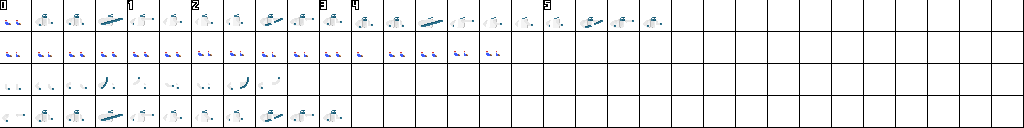
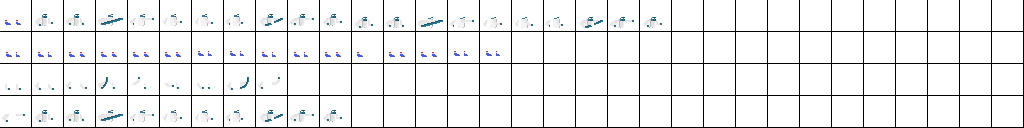
Layered file, before and after one edit (1024×128). Changes by layer:
painted on "Outline" over [0, 0, 551, 10]
